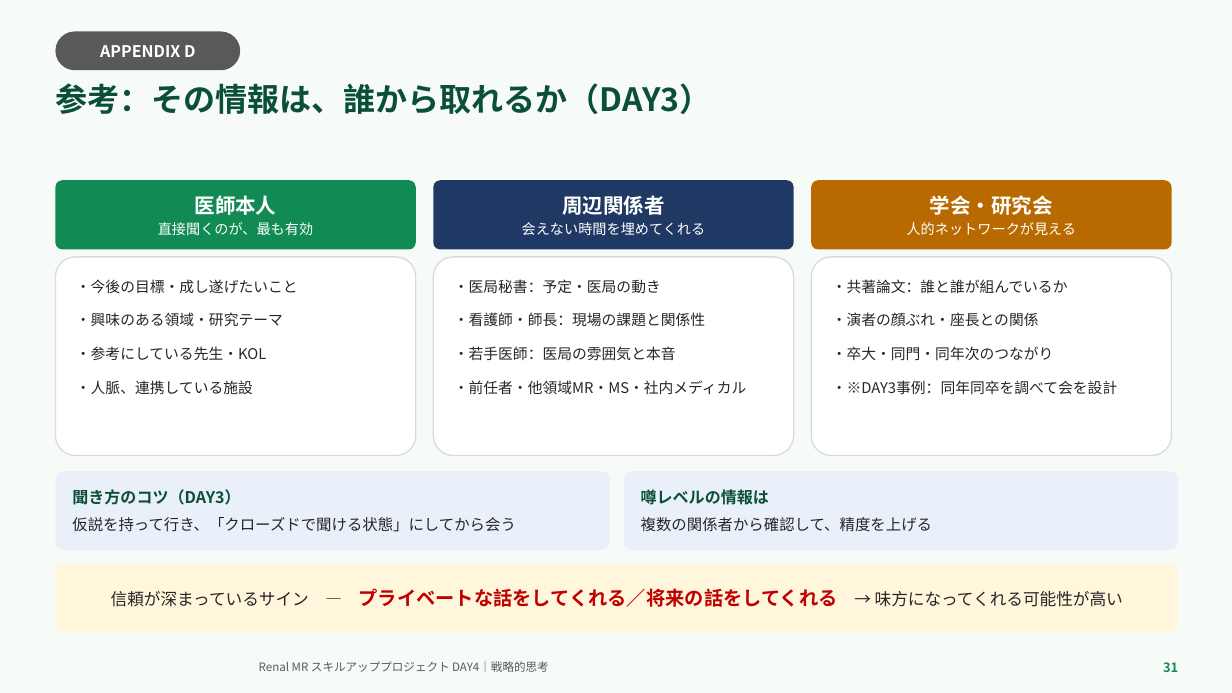
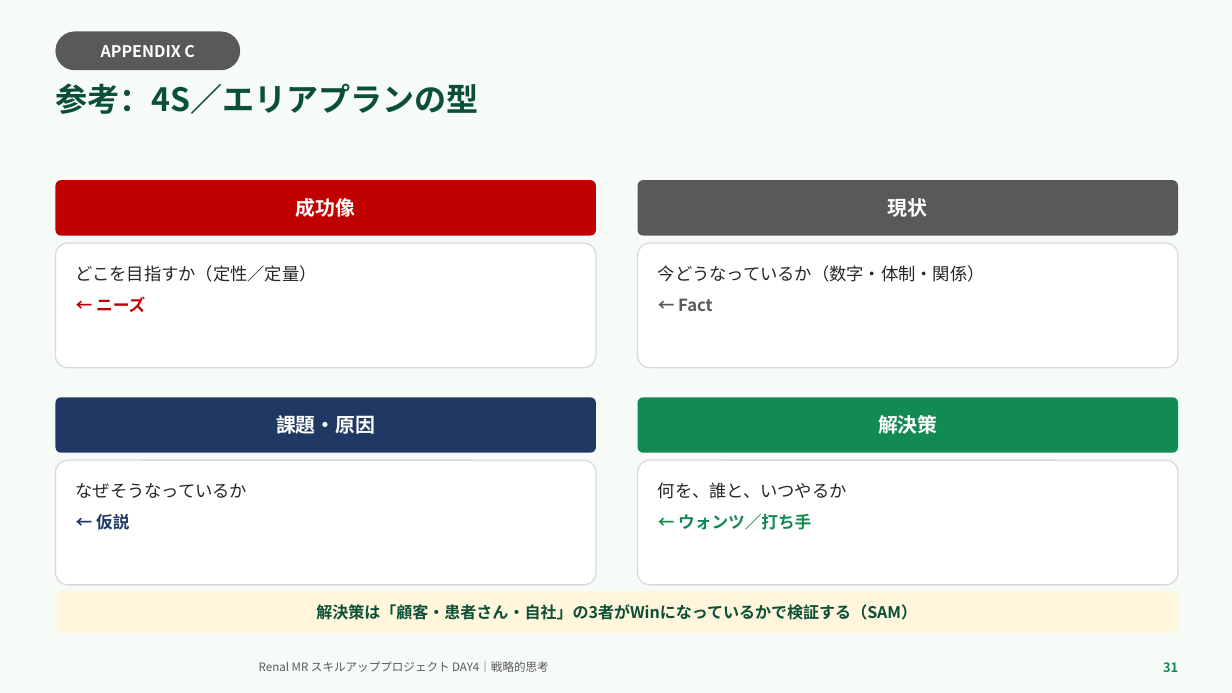
Before and after one commit to TAKUYA-1187/Claude, a slide deck: slide 31 of novartis_training/DAY4_ちょっと分かるだけで世界が変わる.pptx. Drawn at 1232x693 pixels with LibreOffice and Linux fonts; fonts in the diff are those of the drawing; background and template pictures are left out. Boxes give left, top, right and bottom in pixels: in the first picture for what was removed or moved away, otherwise in the second. Text is boxed around its words. In the diff, an @@ line names an element or a change of style, - is before the commit and + after.

```diff
--- a/novartis_training/DAY4_ちょっと分かるだけで世界が変わる.pptx
+++ b/novartis_training/DAY4_ちょっと分かるだけで世界が変わる.pptx
@@ text in rounded rectangle at [101, 45, 195, 57]: text changed @@
-APPENDIX D
+APPENDIX C
@@ text at [55, 83, 478, 114]: text changed @@
-参考：その情報は、誰から取れるか（DAY3）
+参考：4S／エリアプランの型
@@ rounded rectangle "成功像": place and size @@
-rounded rectangle "成功像" at [55, 180, 416, 250]
+rounded rectangle "成功像" at [55, 180, 596, 236]
@@ rounded rectangle "成功像" at [55, 180, 596, 236]: fill #128A54 to #C00000 @@
@@ text in rounded rectangle at [296, 198, 356, 217]: text changed; size 11 to 15.5 pt; bold on @@
-医師本人
-直接聞くのが、最も有効
+成功像
@@ rounded rectangle removed at [433, 180, 794, 250] @@
-周辺関係者
-会えない時間を埋めてくれる
@@ rounded rectangle added at [638, 180, 1178, 236], fill #595959, 15.5 pt, text #FFFFFF, bold @@
+現状
@@ rounded rectangle "どこを目指すか（定性／定量）": place and size @@
-rounded rectangle "どこを目指すか（定性／定量）" at [55, 257, 416, 456]
+rounded rectangle "どこを目指すか（定性／定量）" at [55, 243, 596, 368]
@@ text in rounded rectangle at [76, 265, 317, 312]: text changed; size 11.5 to 13.5 pt @@
-・今後の目標・成し遂げたいこと
-・興味のある領域・研究テーマ
-・参考にしている先生・KOL
-・人脈、連携している施設
+どこを目指すか（定性／定量）
+← ニーズ
@@ rounded rectangle "今どうなっているか（数字・体制・関係）": place and size @@
-rounded rectangle "今どうなっているか（数字・体制・関係）" at [433, 257, 794, 456]
+rounded rectangle "今どうなっているか（数字・体制・関係）" at [638, 243, 1178, 368]
@@ text in rounded rectangle at [658, 265, 985, 311]: text changed; size 11.5 to 13.5 pt @@
-・医局秘書：予定・医局の動き
-・看護師・師長：現場の課題と関係性
-・若手医師：医局の雰囲気と本音
-・前任者・他領域MR・MS・社内メディカル
+今どうなっているか（数字・体制・関係）
+← Fact
@@ rounded rectangle "課題・原因": place and size @@
-rounded rectangle "課題・原因" at [811, 180, 1172, 250]
+rounded rectangle "課題・原因" at [55, 397, 596, 453]
@@ rounded rectangle "課題・原因" at [55, 397, 596, 453]: fill #B86A00 to #1F3864 @@
@@ text in rounded rectangle at [276, 415, 375, 434]: text changed; size 11 to 15.5 pt; bold on @@
-学会・研究会
-人的ネットワークが見える
+課題・原因
@@ rounded rectangle added at [638, 397, 1178, 453], fill #128A54, 15.5 pt, text #FFFFFF, bold @@
+解決策
@@ rounded rectangle "なぜそうなっているか": place and size @@
-rounded rectangle "なぜそうなっているか" at [811, 257, 1172, 456]
+rounded rectangle "なぜそうなっているか" at [55, 460, 596, 585]
@@ rounded rectangle removed at [55, 471, 610, 550] @@
-聞き方のコツ（DAY3）
-仮説を持って行き、「クローズドで聞ける状態」にしてから会う
@@ rounded rectangle "何を、誰と、いつやるか": place and size @@
-rounded rectangle "何を、誰と、いつやるか" at [624, 471, 1178, 550]
+rounded rectangle "何を、誰と、いつやるか" at [638, 460, 1178, 585]
@@ rounded rectangle "何を、誰と、いつやるか" at [638, 460, 1178, 585]: vertical alignment middle to top; fill #EAF0F9 to #FFFFFF; outline none to #D9D9D9 1 pt @@
@@ text in rounded rectangle at [76, 483, 248, 530]: text changed; size 11.5 to 13.5 pt @@
-・共著論文：誰と誰が組んでいるか
-・演者の顔ぶれ・座長との関係
-・卒大・同門・同年次のつながり
-・※DAY3事例：同年同卒を調べて会を設計
+なぜそうなっているか
+← 仮説
@@ text in rounded rectangle at [658, 482, 847, 530]: text changed; size 12 to 13.5 pt @@
-噂レベルの情報は
-複数の関係者から確認して、精度を上げる
+何を、誰と、いつやるか
+← ウォンツ／打ち手
@@ rounded rectangle "解決策は「顧客・患者さん・自社」の3者がWinになっているかで検証する（SAM）": place and size @@
-rounded rectangle "解決策は「顧客・患者さん・自社」の3者がWinになっているかで検証する（SAM）" at [55, 564, 1178, 633]
+rounded rectangle "解決策は「顧客・患者さん・自社」の3者がWinになっているかで検証する（SAM）" at [55, 592, 1178, 633]
@@ rounded rectangle "解決策は「顧客・患者さん・自社」の3者がWinになっているかで検証する（SAM）" at [55, 592, 1178, 633]: proportions changed @@
@@ text in rounded rectangle at [316, 604, 917, 620]: text changed; size 13 to 12.5 pt; text colour #262626 to #0B4F37; bold on @@
-信頼が深まっているサイン — プライベートな話をしてくれる／将来の話をしてくれる → 味方になってくれる可能性が高い
+解決策は「顧客・患者さん・自社」の3者がWinになっているかで検証する（SAM）
```
Also in this commit, not shown: 16 other slides changed, 10 slides added, 13 slides removed, 2 other files.
